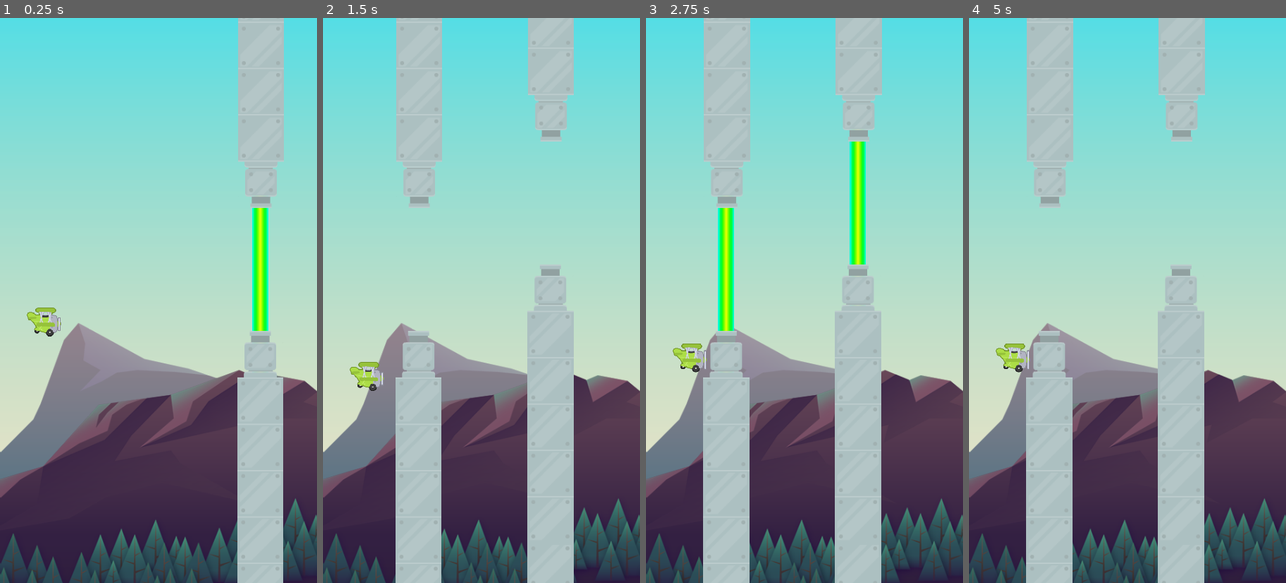
Above: before the commit, frames 1-4 (left to right).
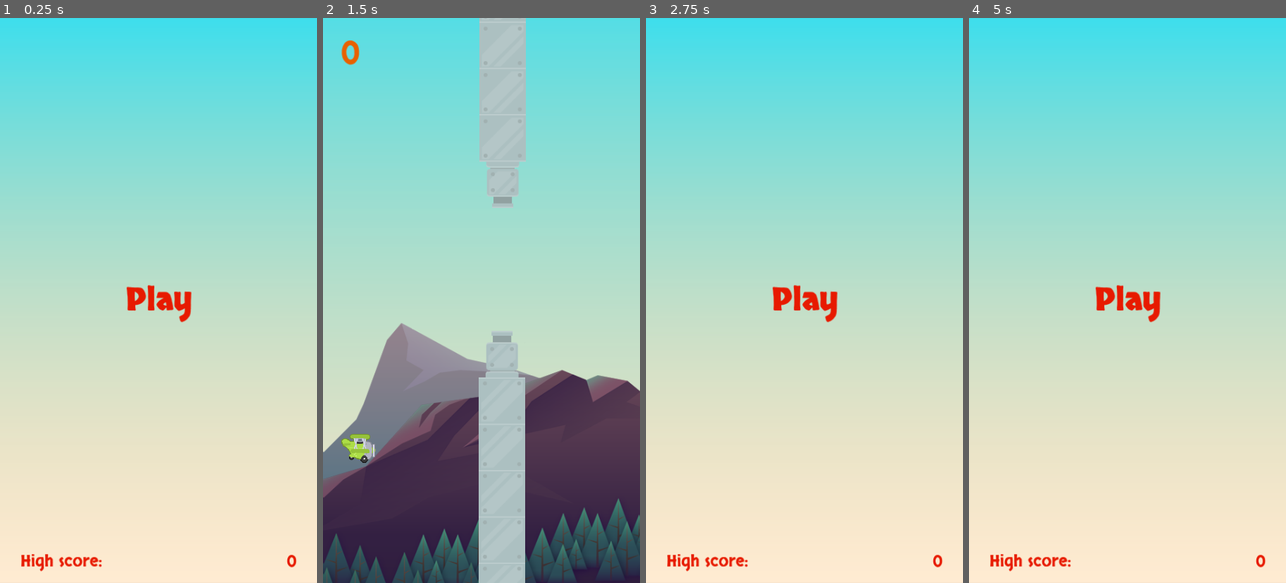
Above: after the commit, the same moments.

Repository: DuyDangCode/TappyPlane
Game: Godot game, scene res://main.tscn
Same seed, same stepped clock (60 frames per second), same inputs: the game is played once before the commit and once after it.
Inputs:
- Up to frame 1 (0.25 s): no input
- Up to frame 2 (1.5 s): tap Space (fly) at 0.6, 1.35 s
- Up to frame 3 (2.75 s): tap Space (fly) at 2.1 s
- Up to frame 4 (5 s): tap Space (fly) at 2.85, 3.6, 4.35 s

The runs differ from the first frame. In frame 1, 45% of the frame differs, in the area x 0-100%, y 0-100%; in frame 2, 32%; in frame 3, 50%; in frame 4, 48%.

Commit message:
navigate scene

Diff:
--- a/main.tscn
+++ b/main.tscn
@@ -1,10 +1,3 @@
-[gd_scene load_steps=2 format=3 uid="uid://qj2uq7ru76w7"]
-
-[ext_resource type="PackedScene" uid="uid://do54gynx41ytu" path="res://scenes/game.tscn" id="4_dpc8k"]
+[gd_scene format=3 uid="uid://qj2uq7ru76w7"]
 
 [node name="Main" type="Node2D"]
-
-[node name="Game" parent="." instance=ExtResource("4_dpc8k")]
-position = Vector2(1, 27)
-
-[editable path="Game"]
--- a/project.godot
+++ b/project.godot
@@ -18,6 +18,7 @@
 [autoload]
 
 GameManager="*res://singleton/gameManager.gd"
+SignalManager="*res://singleton/signalManager.gd"
 
 [display]
 
--- a/scenes/game.tscn
+++ b/scenes/game.tscn
@@ -1,10 +1,11 @@
-[gd_scene load_steps=6 format=3 uid="uid://do54gynx41ytu"]
+[gd_scene load_steps=7 format=3 uid="uid://do54gynx41ytu"]
 
 [ext_resource type="Script" path="res://script/game.gd" id="1_x586o"]
 [ext_resource type="PackedScene" uid="uid://dnxigx0krslgt" path="res://scenes/pipes.tscn" id="2_5p4lx"]
 [ext_resource type="PackedScene" uid="uid://covu6svirub6f" path="res://scenes/plane.tscn" id="3_tu4nr"]
 [ext_resource type="PackedScene" uid="uid://blqoniobl5tc" path="res://scenes/barrier.tscn" id="4_ymt78"]
 [ext_resource type="PackedScene" uid="uid://eiy2mqv16bgi" path="res://scenes/backgound.tscn" id="5_5onu4"]
+[ext_resource type="PackedScene" uid="uid://bxb2g4sbenvmo" path="res://scenes/hud.tscn" id="6_5ll20"]
 
 [node name="Game" type="Node2D"]
 script = ExtResource("1_x586o")
@@ -16,7 +17,7 @@
 [node name="Barrier" parent="." instance=ExtResource("4_ymt78")]
 
 [node name="plane" parent="." instance=ExtResource("3_tu4nr")]
-position = Vector2(64, 429)
+position = Vector2(51, 429)
 scale = Vector2(0.6, 0.6)
 
 [node name="PipesHolder" type="Node2D" parent="."]
@@ -33,4 +34,7 @@
 [node name="LMarker" type="Marker2D" parent="."]
 position = Vector2(454, 586)
 
+[node name="hub" parent="." instance=ExtResource("6_5ll20")]
+
+[connection signal="custom_signal" from="plane" to="." method="_on_plane_custom_signal"]
 [connection signal="timeout" from="Timer" to="." method="_on_timer_timeout"]
--- /dev/null
+++ b/scenes/home.tscn
@@ -0,0 +1,77 @@
+[gd_scene load_steps=8 format=3 uid="uid://tqmpfxf2okb8"]
+
+[ext_resource type="FontFile" uid="uid://b6na2pm8ig8n8" path="res://assets/fonts/Skranji-Bold.ttf" id="1_1us3s"]
+[ext_resource type="Script" path="res://script/home.gd" id="1_g1chw"]
+[ext_resource type="Texture2D" uid="uid://bamngvhlqw147" path="res://assets/background/sky.png" id="1_jg6q2"]
+[ext_resource type="FontFile" uid="uid://86riv4yu286m" path="res://assets/fonts/Skranji-Regular.ttf" id="2_3qh7w"]
+
+[sub_resource type="LabelSettings" id="LabelSettings_swaqd"]
+line_spacing = 0.0
+font = ExtResource("1_1us3s")
+font_size = 48
+font_color = Color(0.905882, 0.101961, 0, 1)
+
+[sub_resource type="LabelSettings" id="LabelSettings_py1gp"]
+font = ExtResource("2_3qh7w")
+font_size = 25
+font_color = Color(0.905882, 0.101961, 0, 1)
+
+[sub_resource type="LabelSettings" id="LabelSettings_5o04e"]
+line_spacing = 0.0
+font = ExtResource("2_3qh7w")
+font_size = 25
+font_color = Color(0.905983, 0.103495, 0, 1)
+
+[node name="Home" type="Control"]
+layout_mode = 3
+anchors_preset = 15
+anchor_right = 1.0
+anchor_bottom = 1.0
+grow_horizontal = 2
+grow_vertical = 2
+script = ExtResource("1_g1chw")
+
+[node name="TextureRect" type="TextureRect" parent="."]
+layout_mode = 1
+anchors_preset = 15
+anchor_right = 1.0
+anchor_bottom = 1.0
+grow_horizontal = 2
+grow_vertical = 2
+texture = ExtResource("1_jg6q2")
+expand_mode = 1
+
+[node name="MC" type="MarginContainer" parent="."]
+layout_mode = 1
+anchors_preset = 15
+anchor_right = 1.0
+anchor_bottom = 1.0
+grow_horizontal = 2
+grow_vertical = 2
+theme_override_constants/margin_left = 30
+theme_override_constants/margin_top = 15
+theme_override_constants/margin_right = 30
+theme_override_constants/margin_bottom = 15
+
+[node name="PlayBtn" type="Label" parent="MC"]
+layout_mode = 2
+size_flags_horizontal = 4
+text = "Play"
+label_settings = SubResource("LabelSettings_swaqd")
+horizontal_alignment = 1
+vertical_alignment = 1
+
+[node name="HighScoreLabel" type="Label" parent="MC"]
+layout_mode = 2
+size_flags_vertical = 8
+text = "High score: "
+label_settings = SubResource("LabelSettings_py1gp")
+vertical_alignment = 1
+
+[node name="HighScore" type="Label" parent="MC"]
+layout_mode = 2
+size_flags_vertical = 8
+text = "000"
+label_settings = SubResource("LabelSettings_5o04e")
+horizontal_alignment = 2
+vertical_alignment = 1
--- /dev/null
+++ b/scenes/hud.tscn
@@ -0,0 +1,33 @@
+[gd_scene load_steps=4 format=3 uid="uid://bxb2g4sbenvmo"]
+
+[ext_resource type="Script" path="res://script/hud.gd" id="1_ecuu4"]
+[ext_resource type="FontFile" uid="uid://86riv4yu286m" path="res://assets/fonts/Skranji-Regular.ttf" id="2_q8cdb"]
+
+[sub_resource type="LabelSettings" id="LabelSettings_8y7w5"]
+font = ExtResource("2_q8cdb")
+font_size = 48
+font_color = Color(0.907222, 0.382057, 0, 1)
+
+[node name="hub" type="Control"]
+layout_mode = 3
+anchors_preset = 15
+anchor_right = 1.0
+anchor_bottom = 1.0
+grow_horizontal = 2
+grow_vertical = 2
+script = ExtResource("1_ecuu4")
+
+[node name="MarginContainer" type="MarginContainer" parent="."]
+layout_mode = 1
+offset_right = 135.0
+offset_bottom = 114.0
+theme_override_constants/margin_left = 24
+theme_override_constants/margin_top = 24
+theme_override_constants/margin_right = 24
+theme_override_constants/margin_bottom = 24
+
+[node name="scoreLabel" type="Label" parent="MarginContainer"]
+layout_mode = 2
+size_flags_vertical = 0
+text = "000"
+label_settings = SubResource("LabelSettings_8y7w5")
--- a/script/game.gd
+++ b/script/game.gd
@@ -4,12 +4,18 @@
 @onready var pipeHolder = $PipesHolder
 @onready var hMarker = $HMarker
 @onready var lMarker = $LMarker
+@onready var timer: Timer = $Timer
 
-# Called when the node enters the scene tree for the first time.
+const MIN_TIMER: float = 0.1
+const AMOUNT_TIMER_EXTRA: float = 0.1
+
 func _ready():
 	spawnPipes()
+	SignalManager.updateGameMode.connect(updateGameMode)
 
-# Called every frame. 'delta' is the elapsed time since the previous frame.
+func updateGameMode():
+	if timer.wait_time > MIN_TIMER:
+		timer.wait_time -= AMOUNT_TIMER_EXTRA
 
 func spawnPipes():
 	var newPipes = pipePackage.instantiate()
@@ -23,3 +29,7 @@
 func _on_timer_timeout():
 	if not GameManager.isGameOver:
 		spawnPipes()
+
+func _on_plane_custom_signal():
+	print("plane is stop")
+	pass # Replace with function body.
--- /dev/null
+++ b/script/home.gd
@@ -0,0 +1,6 @@
+extends Control
+
+@onready var highScore: Label = $MC/HighScore
+
+func _ready():
+	highScore.text = str(GameManager.getHighScore())
--- /dev/null
+++ b/script/hud.gd
@@ -0,0 +1,10 @@
+extends Control
+
+@onready var scoreLabel: Label = $MarginContainer/scoreLabel
+
+func _ready():
+	scoreLabel.text = str(GameManager.getScore())
+	SignalManager.updateScore.connect(updateScoreLabel)
+
+func updateScoreLabel():
+	scoreLabel.text = str(GameManager.getScore())
--- a/script/pipes.gd
+++ b/script/pipes.gd
@@ -9,6 +9,7 @@
 # Called every frame. 'delta' is the elapsed time since the previous frame.
 func _process(delta):
 	if not GameManager.isGameOver:
+		# position.x -= SPEED_PIPES * delta + GameManager.getSpeedPipesExtra()
 		position.x -= SPEED_PIPES * delta
 
 func _on_visible_on_screen_notifier_2d_screen_exited():
@@ -16,9 +17,8 @@
 
 func _on_lazer_body_entered(body: Node2D):
 	if body.is_in_group(GameManager.GROUP_PLANE):
-		GameManager.score += 1
-		print(GameManager.score)
+		GameManager.setScore()
 
 func _on_body_entered(body: Node2D):
 	if body.is_in_group(GameManager.GROUP_PLANE):
-		GameManager.isGameOver = true
+		SignalManager.gameOver.emit()
--- a/script/plane.gd
+++ b/script/plane.gd
@@ -1,4 +1,6 @@
 extends CharacterBody2D
+
+signal custom_signal
 
 const SPEED = 300.0
 const JUMP_VELOCITY = -400.0
@@ -21,4 +23,5 @@
 
 func stop():
 	animationPlane.stop()
+	custom_signal.emit()
 	set_physics_process(false)
--- a/singleton/gameManager.gd
+++ b/singleton/gameManager.gd
@@ -3,3 +3,46 @@
 const GROUP_PLANE: String = "plane"
 var score: int = 0
 var isGameOver = false
+var highScore = 0
+var speedPipesExtra: float = 0
+const EXTRA_SPEED_AMOUNT: float = 0.01
+const MAX_SPEED_EXTRA: float = 1.5
+var gamePack: PackedScene = preload ("res://scenes/game.tscn")
+var homePack: PackedScene = preload ("res://scenes/home.tscn")
+var isPlaying: bool = false
+
+func _ready():
+  get_tree().change_scene_to_packed(homePack)
+  SignalManager.gameOver.connect(loadHomeScreen)
+
+func _process(delta):
+  if Input.is_action_just_pressed("fly") and not isPlaying:
+    get_tree().change_scene_to_packed(gamePack)
+    isPlaying = true
+    isGameOver = false
+
+func loadHomeScreen():
+  get_tree().change_scene_to_packed(homePack)
+  if score > highScore:
+    highScore = score
+  score = 0
+  isGameOver = true
+  isPlaying = false
+
+func getScore() -> int:
+  return score
+
+func setScore() -> void:
+  score += 1
+  if score > highScore and score < 1000:
+    highScore = score
+  SignalManager.updateScore.emit()
+  if speedPipesExtra < MAX_SPEED_EXTRA:
+    speedPipesExtra += EXTRA_SPEED_AMOUNT
+    # SignalManager.updateGameMode.emit()
+
+func getSpeedPipesExtra() -> int:
+  return speedPipesExtra
+
+func getHighScore() -> int:
+  return highScore
--- /dev/null
+++ b/singleton/signalManager.gd
@@ -0,0 +1,5 @@
+extends Node
+
+signal updateScore()
+signal updateGameMode()
+signal gameOver()
Not shown: 1 places in scenes/menuHome.tscn that only renumber resources
